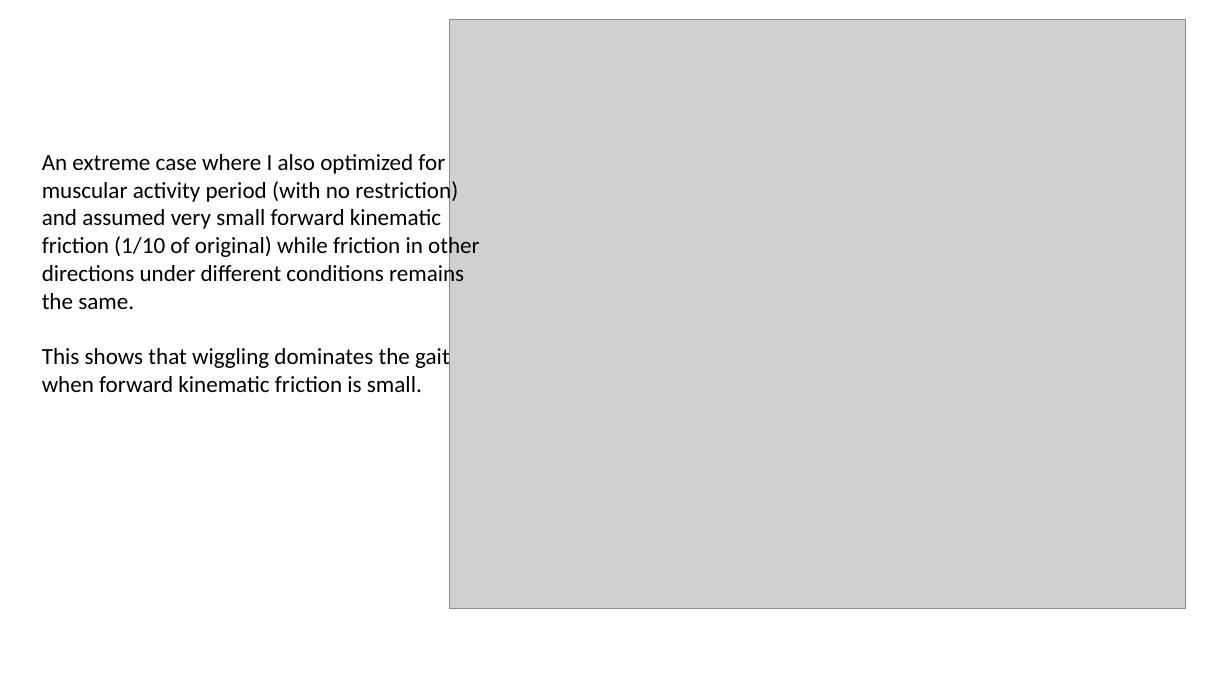
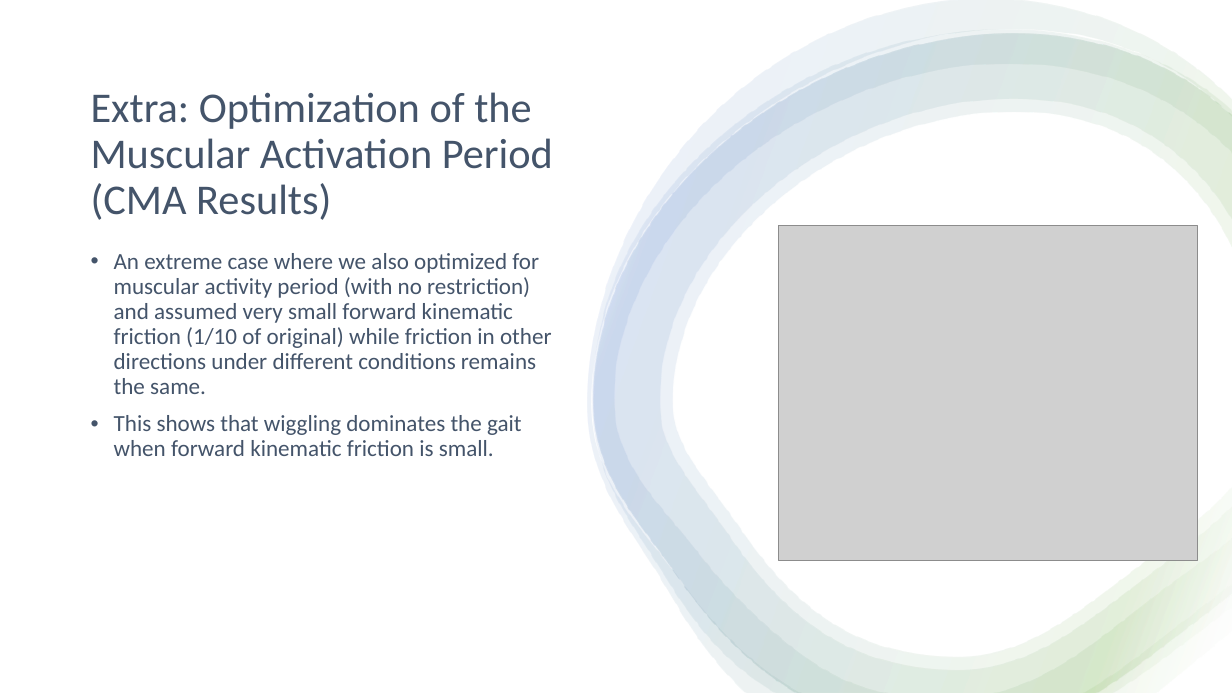
Before and after one commit to Raymond1415926/Slithering-Wiggling-Snake, a slide deck: slide 14 of Optimizing Gait.pptx. Drawn at 1232x693 pixels with LibreOffice and Linux fonts; fonts in the diff are those of the drawing; grey boxes stand for pictures. Boxes give left, top, right and bottom in pixels: in the first picture for what was removed or moved away, otherwise in the second. Text is boxed around its words. In the diff, an @@ line names an element or a change of style, - is before the commit and + after.

```diff
--- a/Optimizing Gait.pptx
+++ b/Optimizing Gait.pptx
@@ rectangle added at [0, 0, 1232, 693], fill #FFFFFF @@
@@ group added at [588, 0, 1232, 693]: 4 freeform shapes @@
@@ title added at [91, 92, 553, 220], 33 pt, text #44546A @@
+Extra: Optimization of the Muscular Activation Period (CMA Results)
@@ picture: place and size @@
-picture at [450, 19, 1186, 608]
+picture at [779, 226, 1198, 560]
@@ text "An extreme case where we ...": place and size @@
-text "An extreme case where we ..." at [42, 154, 480, 392]
+text "An extreme case where we ..." at [114, 253, 552, 456]
@@ text at [114, 253, 552, 394]: text changed; text colour #000000 to #44546A @@
-An extreme case where I also optimized for muscular activity period (with no restriction) and assumed very small forward kinematic friction (1/10 of original) while friction in other directions under different conditions remains the same.
+• An extreme case where we also optimized for muscular activity period (with no restriction) and assumed very small forward kinematic friction (1/10 of original) while friction in other directions under different conditions remains the same.
@@ text at [114, 415, 522, 456]: text colour #000000 to #44546A in "This shows that wiggling dominates the gait ..."; bullet none to •; line spacing 1 to 0.9; more space between paragraphs @@
```
Also in this commit, not shown: 1 other slide changed, 1 slide added.
